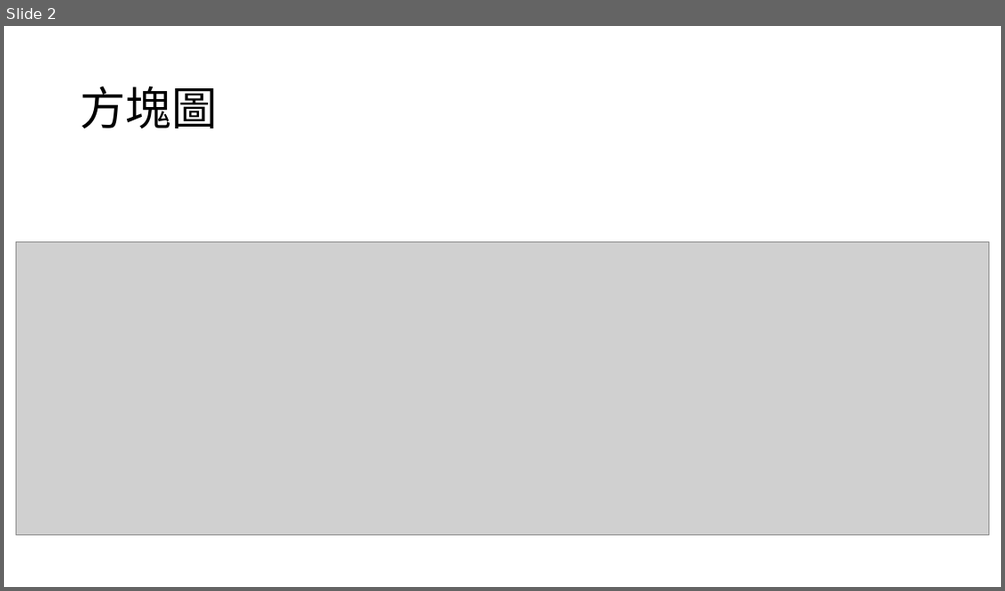
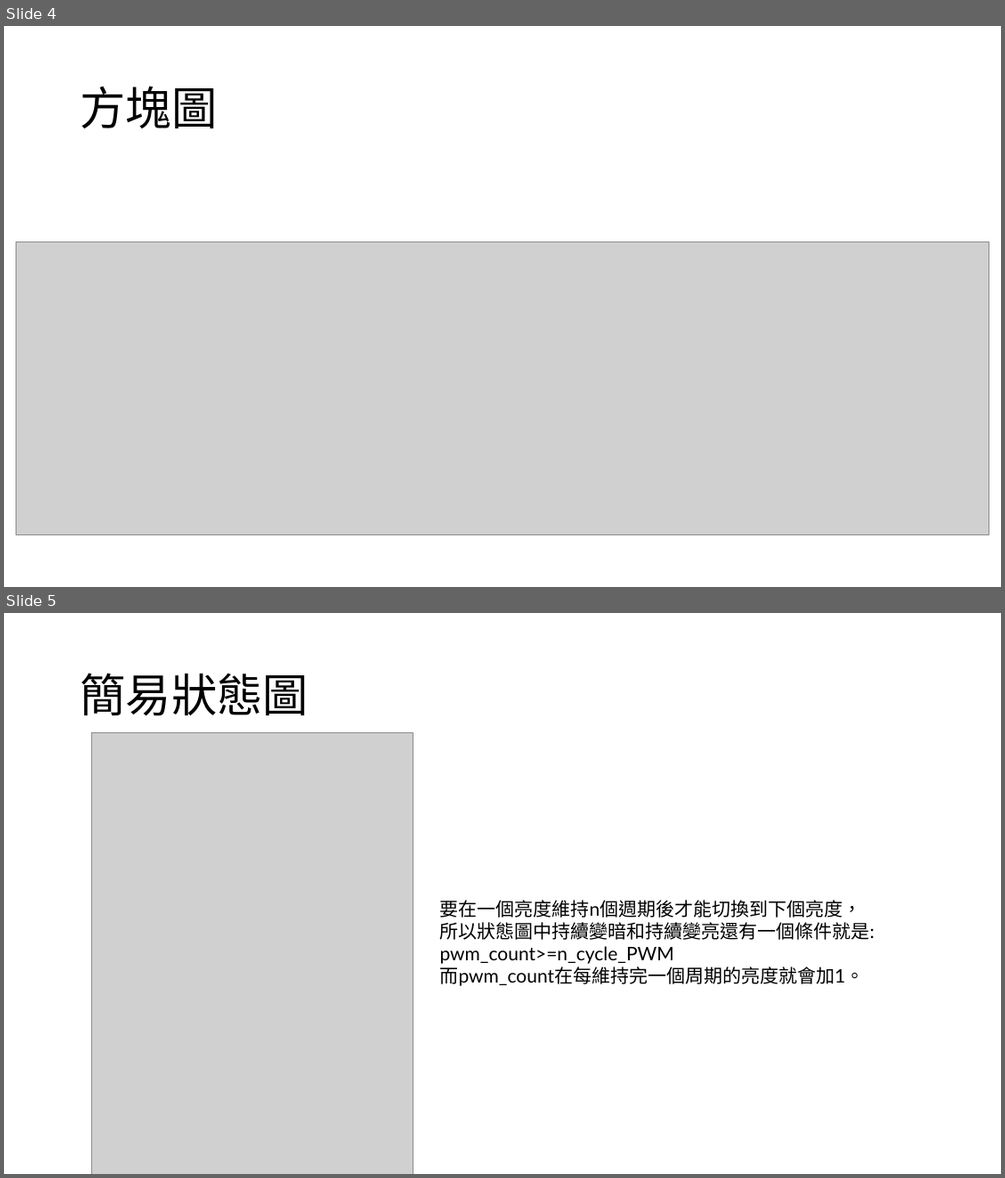
Before and after one commit to YUHAO-109112128/HW3_breath-light, a slide deck: HW3_呼吸燈.pptx. Shown one above the other, each under a label of ours: slide 2 before the commit, slides 4 and 5 after it. The pictures are 1005x591 and 1005x1178 pixels, drawn with LibreOffice and Linux fonts; fonts in the diff are those of the drawing; grey boxes stand for pictures. Boxes give left, top, right and bottom in pixels: in the first picture for what was removed or moved away, otherwise in the second. Text is boxed around its words. In the diff, an @@ line names an element or a change of style, - is before the commit and + after.

```diff
--- a/HW3_呼吸燈.pptx
+++ b/HW3_呼吸燈.pptx
@@ slide 5 added at <box>4,613,1001,1174</box>, background #FFFFFF @@
@@ title added at <box>80,673,308,716</box>, 44 pt, text #000000 @@
+簡易狀態圖
@@ picture added at <box>91,732,413,1174</box> @@
@@ text added at <box>440,900,874,986</box>, 18 pt, text #000000 @@
+要在一個亮度維持n個週期後才能切換到下個亮度，
+所以狀態圖中持續變暗和持續變亮還有一個條件就是:
+pwm_count>=n_cycle_PWM
+而pwm_count在每維持完一個周期的亮度就會加1。
@@ what was slide 2 is now slide 4 @@
```
Also in this commit, not shown: 1 slide changed, 6 other slides added.
